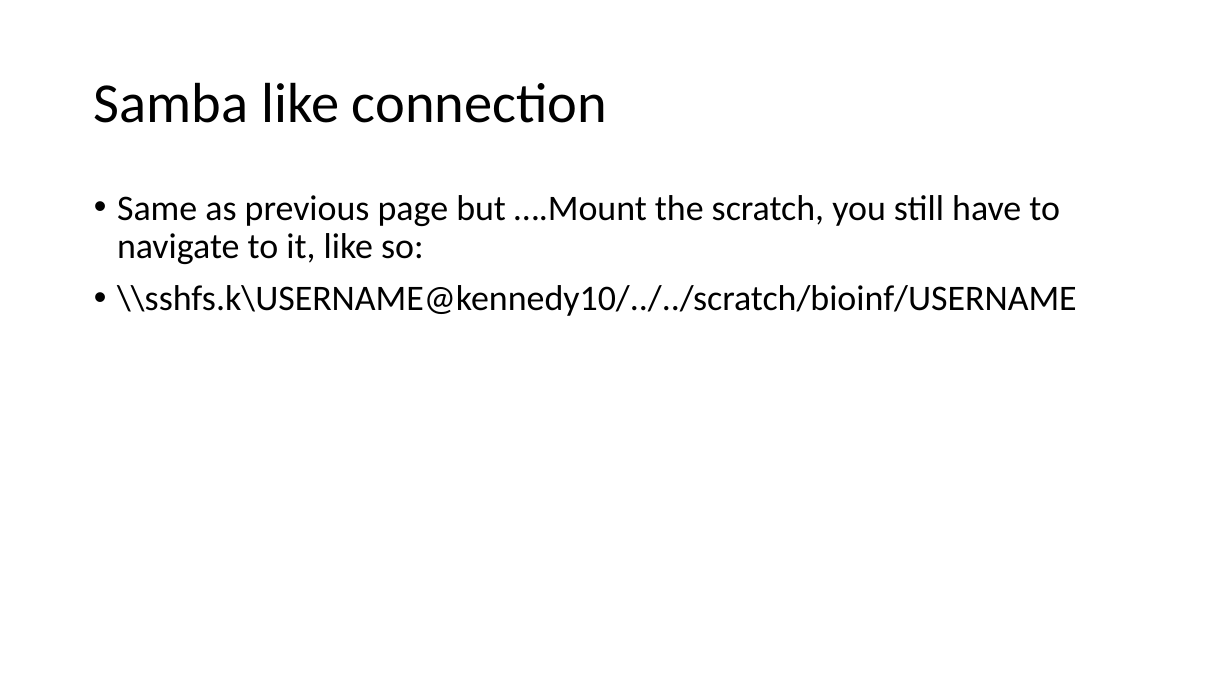
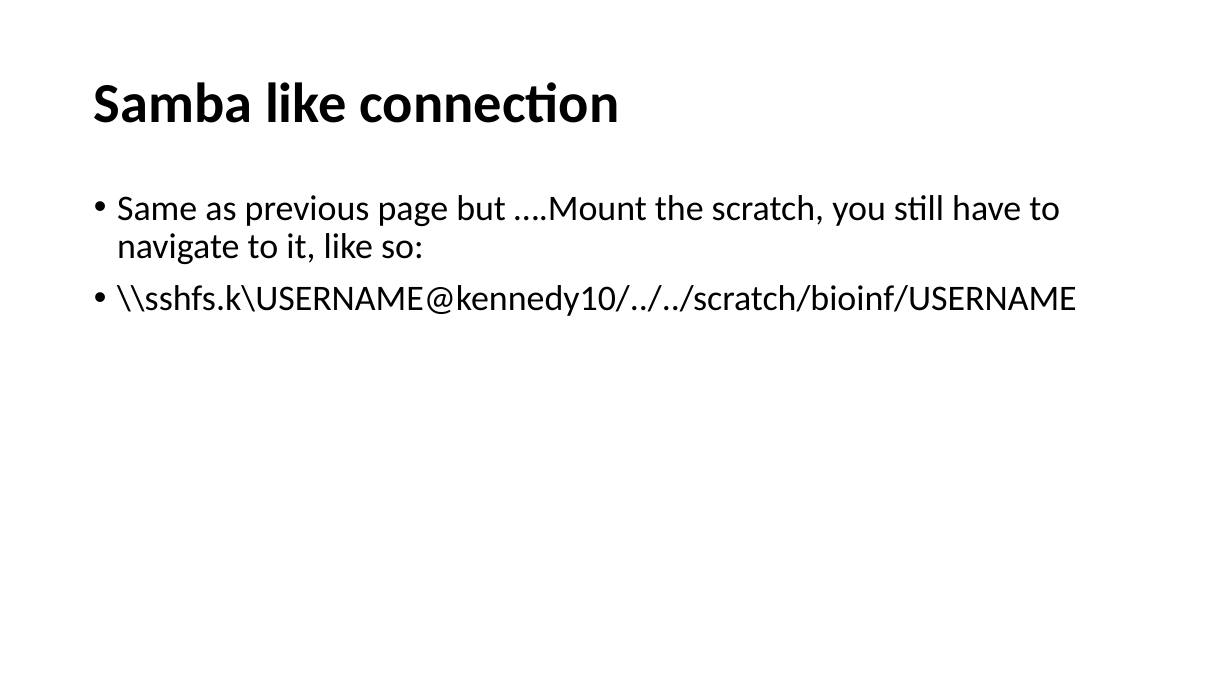
Before and after one commit to peterthorpe5/How_to_use_Kennedy_HPC, a slide deck: slide 21 of kenedy_getting_started-V1.pptx (slide 20 before the commit). Drawn at 1232x693 pixels with LibreOffice and Linux fonts; fonts in the diff are those of the drawing. Boxes give left, top, right and bottom in pixels: in the first picture for what was removed or moved away, otherwise in the second. Text is boxed around its words. In the diff, an @@ line names an element or a change of style, - is before the commit and + after.

```diff
--- a/kenedy_getting_started-V1.pptx
+++ b/kenedy_getting_started-V1.pptx
@@ title "Samba like connection" at [94,82,620,123]: bold on @@
```
Also in this commit, not shown: 7 other slides changed.
